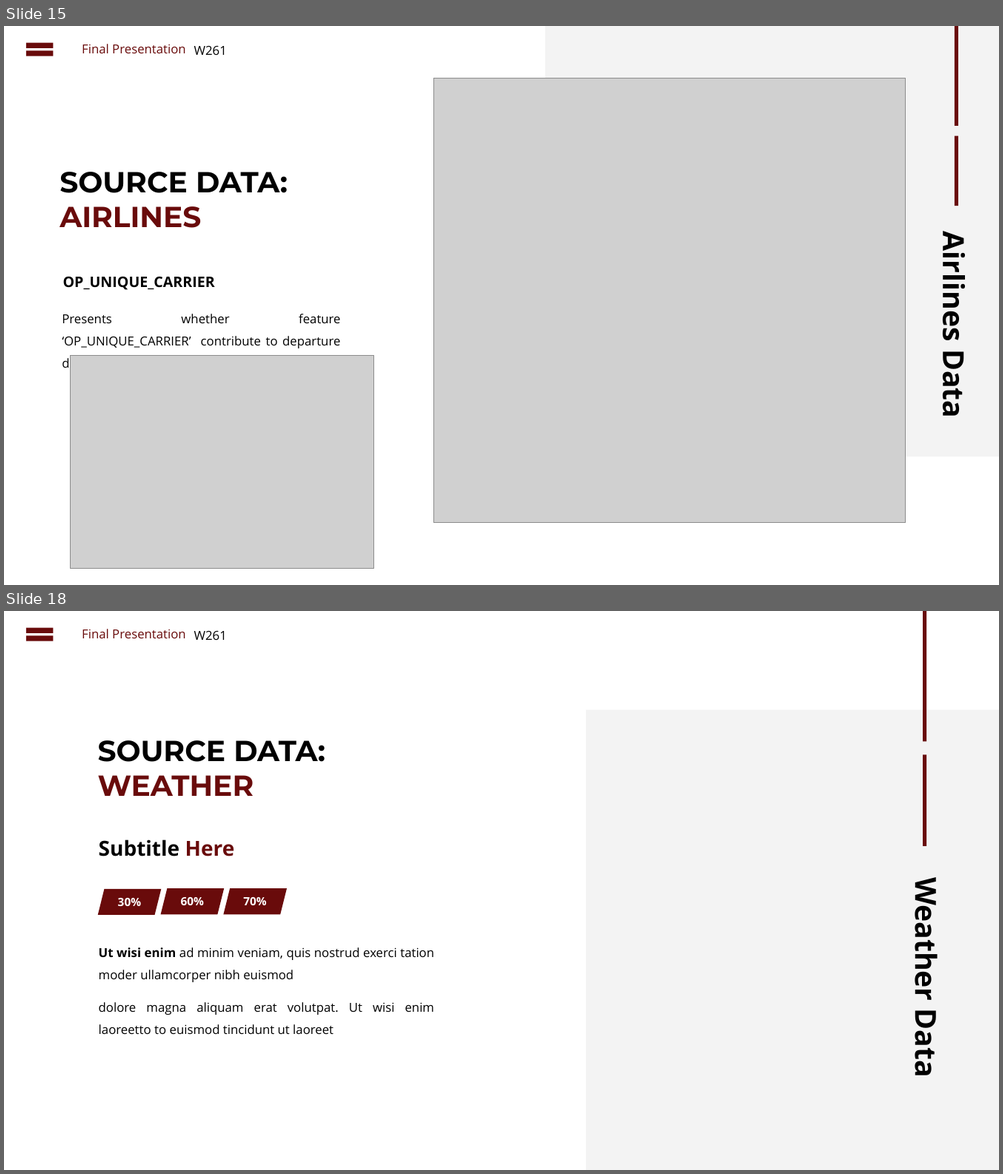
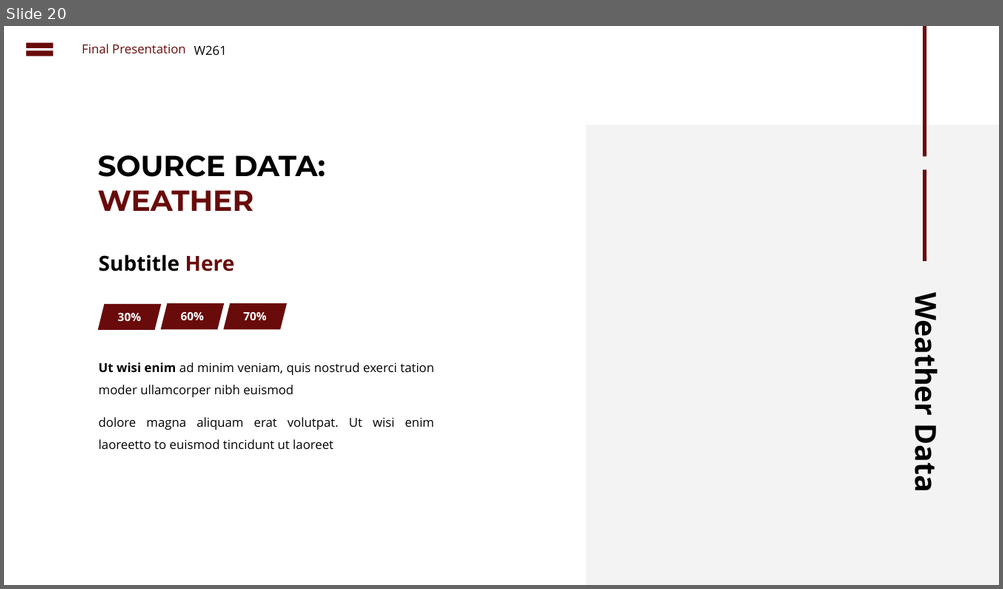
Before and after one commit to cbenge509/flightsontime, a slide deck: presentation/Delayed Flights Prediction - Final.pptx. Shown one above the other, each under a label of ours: slides 15 and 18 before the commit, slide 20 after it; the slides between them are not shown. The pictures are 1003x1174 and 1003x589 pixels, drawn with LibreOffice and Linux fonts; fonts in the diff are those of the drawing; grey boxes stand for pictures. Boxes give left, top, right and bottom in pixels: in the first picture for what was removed or moved away, otherwise in the second. Text is boxed around its words. In the diff, an @@ line names an element or a change of style, - is before the commit and + after.

```diff
--- a/presentation/Delayed Flights Prediction - Final.pptx
+++ b/presentation/Delayed Flights Prediction - Final.pptx
@@ slide 15 removed at [4,26,999,585], background #FFFFFF @@
@@ math equal removed at [21,38,58,60] @@
@@ text removed at [82,44,186,53] @@
-Final Presentation
@@ text removed at [194,46,227,55] @@
-W261
@@ rectangle removed at [545,26,999,457] @@
@@ rectangle removed at [955,26,959,126] @@
@@ picture removed at [434,79,905,524] @@
@@ rectangle removed at [955,136,959,206] @@
@@ text removed at [60,172,287,228] @@
-SOURCE DATA:
-AIRLINES
@@ text removed at [934,242,973,416] @@
-Airlines Data
@@ text removed at [63,276,215,290] @@
-OP_UNIQUE_CARRIER
@@ text removed at [62,314,341,372] @@
-Presents whether feature ‘OP_UNIQUE_CARRIER’ contribute to departure delay
@@ picture removed at [70,356,373,569] @@
@@ what was slide 18 is now slide 20 @@
```
Also in this commit, not shown: 4 slides changed, 5 slides added, 2 other slides removed.
